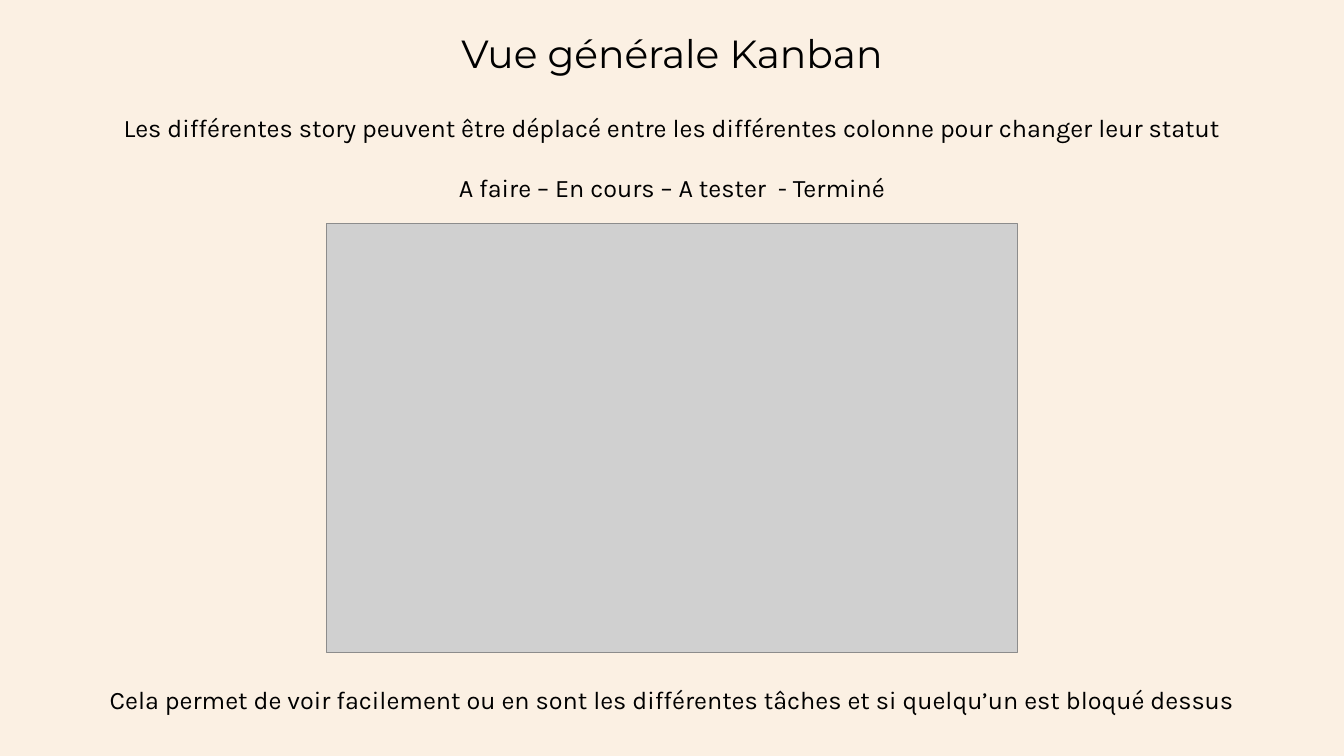
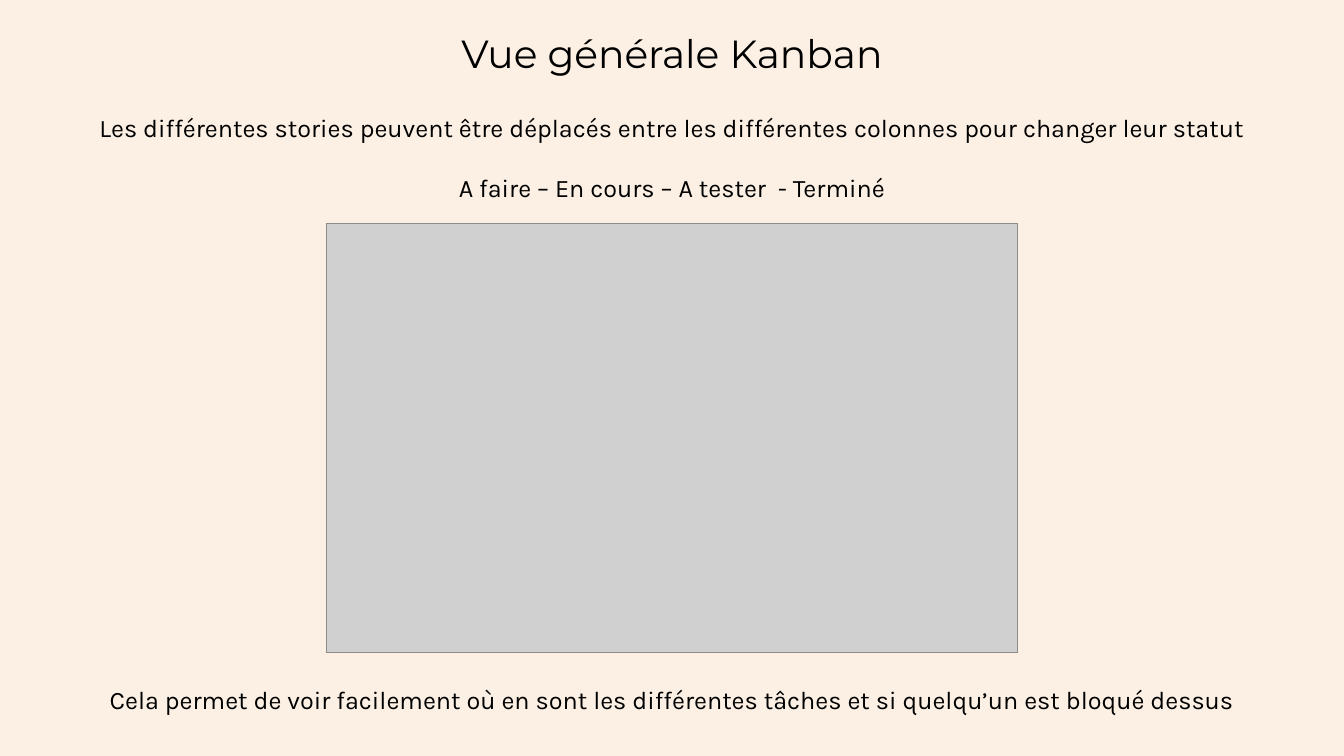
Before and after one commit to Arnaud-B-OC/oc-p4, a slide deck: slide 3 of Présentation - Kanban + Outil de gestion de projet.pptx. Drawn at 1344x756 pixels with LibreOffice and Linux fonts; fonts in the diff are those of the drawing; grey boxes stand for pictures. Boxes give left, top, right and bottom in pixels: in the first picture for what was removed or moved away, otherwise in the second. Text is boxed around its words. In the diff, an @@ line names an element or a change of style, - is before the commit and + after.

```diff
--- a/Présentation - Kanban + Outil de gestion de projet.pptx
+++ b/Présentation - Kanban + Outil de gestion de projet.pptx
@@ text at (99,118,1244,143): text changed @@
-Les différentes story peuvent être déplacé entre les différentes colonne pour changer leur statut
+Les différentes stories peuvent être déplacés entre les différentes colonnes pour changer leur statut
@@ text at (110,689,1233,715): text changed @@
-Cela permet de voir facilement ou en sont les différentes tâches et si quelqu’un est bloqué dessus
+Cela permet de voir facilement où en sont les différentes tâches et si quelqu’un est bloqué dessus
```
Also in this commit, not shown: 3 other slides changed.
